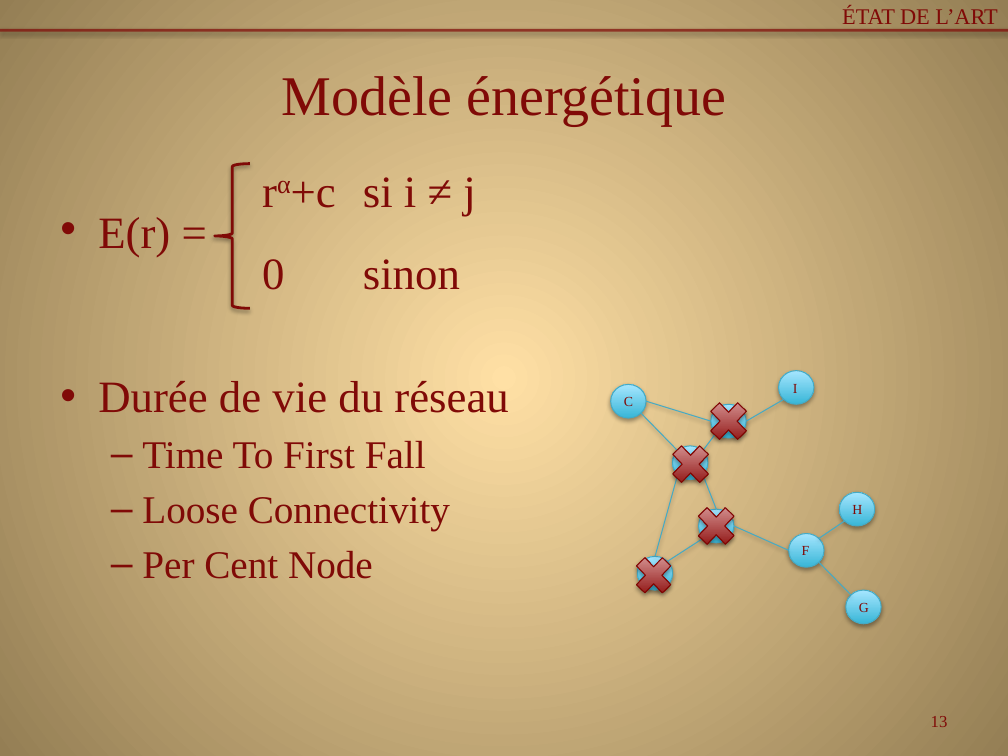
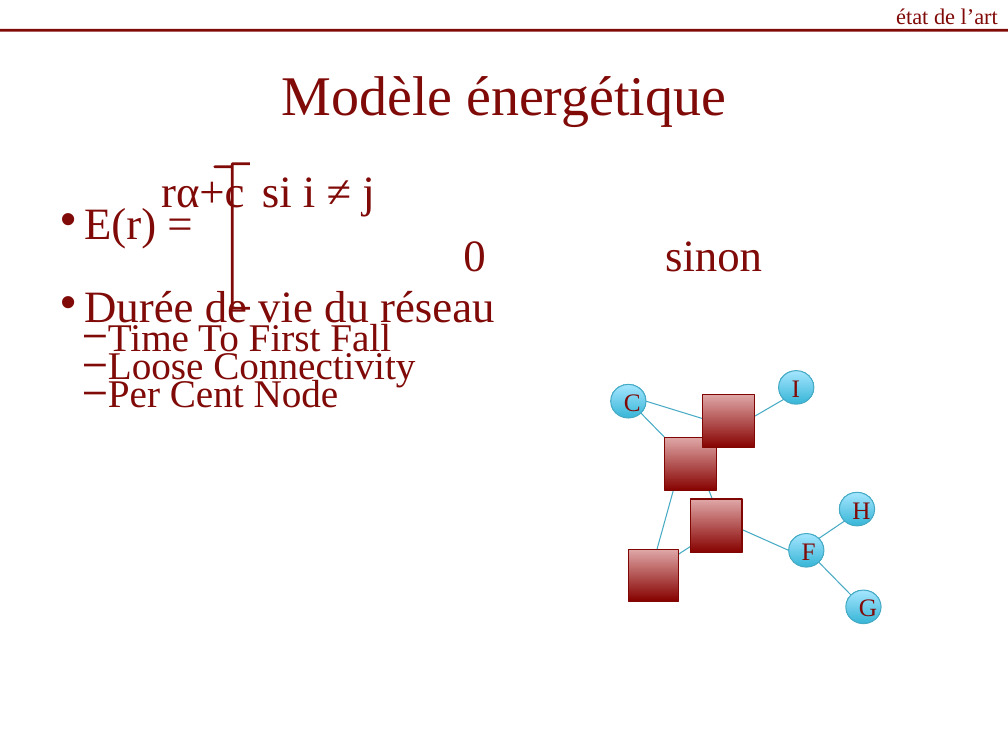
Before and after one commit to Patre/Energy-saving-in-sensors--networks, a slide deck: slide 13 of Redaction/pres.pptx. Drawn at 1008x756 pixels with LibreOffice and Linux fonts; fonts in the diff are those of the drawing. Boxes give left, top, right and bottom in pixels: in the first picture for what was removed or moved away, otherwise in the second. Text is boxed around its words. In the diff, an @@ line names an element or a change of style, - is before the commit and + after.

```diff
--- a/Redaction/pres.pptx
+++ b/Redaction/pres.pptx
@@ background gradient #FFDFA6 to #957E54 to #FFFFFF @@
@@ text at (x1=896, y1=8, x2=998, y2=25): text changed @@
-ÉTAT DE L’ART
+état de l’art
@@ line (0, 30) - (1008, 30): stroke #800A07 2 pt to #800A07 2.01 pt @@
@@ text "rα+c si i ≠ j" at (x1=84, y1=172, x2=494, y2=408): now on the baseline in "rα+c"; list level 4 to 1 in "rα+c si i ≠ j"; indent changed; less space between paragraphs; line spacing 1 to 0.6 @@
@@ left brace at (x1=215, y1=163, x2=250, y2=307): outline #800A07 2 pt to #800A07 2.01 pt; shadow off; proportions changed @@
@@ size 9.9 to 18 pt; fill gradient #39B7D8 to #A7E6FF to gradient #38B6D7 to #A6E6FF; outline #46AAC5 0.75 pt to #46AAC4 0.74 pt; shadow off in 9 elements at (x1=672, y1=446, x2=708, y2=479), (x1=711, y1=404, x2=746, y2=437), (x1=611, y1=384, x2=646, y2=417), (x1=637, y1=556, x2=672, y2=590), (x1=699, y1=509, x2=734, y2=542), (x1=788, y1=533, x2=824, y2=566), (x1=846, y1=590, x2=881, y2=623), (x1=840, y1=492, x2=875, y2=525), (x1=778, y1=371, x2=813, y2=404) @@
@@ line (641, 413) - (677, 451): stroke #46AAC5 0.75 pt to #46AAC4 0.74 pt @@
@@ line (711, 421) - (646, 401): stroke #46AAC5 0.75 pt to #46AAC4 0.74 pt @@
@@ cross removed at (x1=703, y1=394, x2=754, y2=448) @@
@@ rectangle added at (x1=703, y1=394, x2=754, y2=448), fill gradient #860200 to #E0A8A8, outline #800603 0.74 pt @@
@@ line (746, 421) - (784, 399): stroke #46AAC5 0.75 pt to #46AAC4 0.74 pt @@
@@ cross removed at (x1=664, y1=437, x2=716, y2=491) @@
@@ rectangle added at (x1=664, y1=437, x2=716, y2=491), fill gradient #860200 to #E0A8A8, outline #800603 0.74 pt @@
@@ line (703, 451) - (716, 433): stroke #46AAC5 0.75 pt to #46AAC4 0.74 pt @@
@@ line (677, 475) - (655, 556): stroke #46AAC5 0.75 pt to #46AAC4 0.74 pt @@
@@ line (703, 475) - (717, 509): stroke #46AAC5 0.75 pt to #46AAC4 0.74 pt @@
@@ cross removed at (x1=690, y1=499, x2=742, y2=552) @@
@@ rectangle added at (x1=690, y1=499, x2=742, y2=552), fill gradient #860200 to #E0A8A8, outline #800603 0.74 pt @@
@@ line (667, 561) - (704, 538): stroke #46AAC5 0.75 pt to #46AAC4 0.74 pt @@
@@ line (734, 526) - (788, 550): stroke #46AAC5 0.75 pt to #46AAC4 0.74 pt @@
@@ line (818, 538) - (845, 521): stroke #46AAC5 0.75 pt to #46AAC4 0.74 pt @@
@@ cross removed at (x1=629, y1=549, x2=679, y2=602) @@
@@ rectangle added at (x1=629, y1=549, x2=678, y2=601), fill gradient #860200 to #E0A8A8, outline #800603 0.74 pt @@
@@ line (818, 562) - (851, 595): stroke #46AAC5 0.75 pt to #46AAC4 0.74 pt @@
@@ page number removed at (x1=931, y1=716, x2=948, y2=727) @@
-13
```
Also in this commit, not shown: 28 other slides changed, 8 slides added, 1 slide removed.
